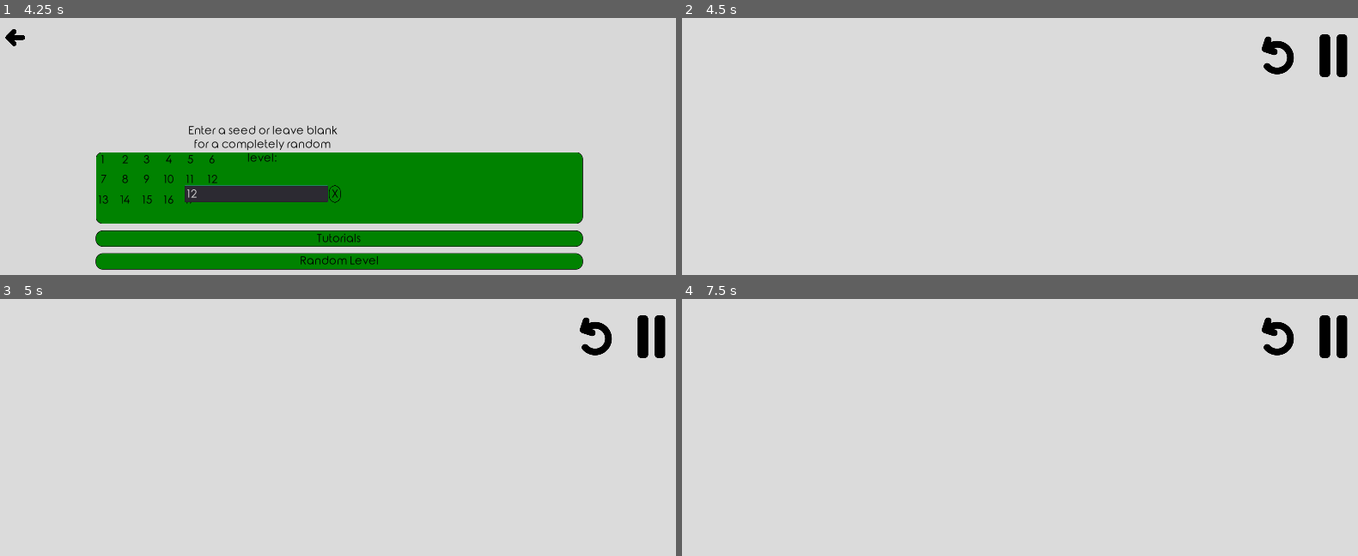
Above: before the commit, frames 1-4 (two rows, left to right).
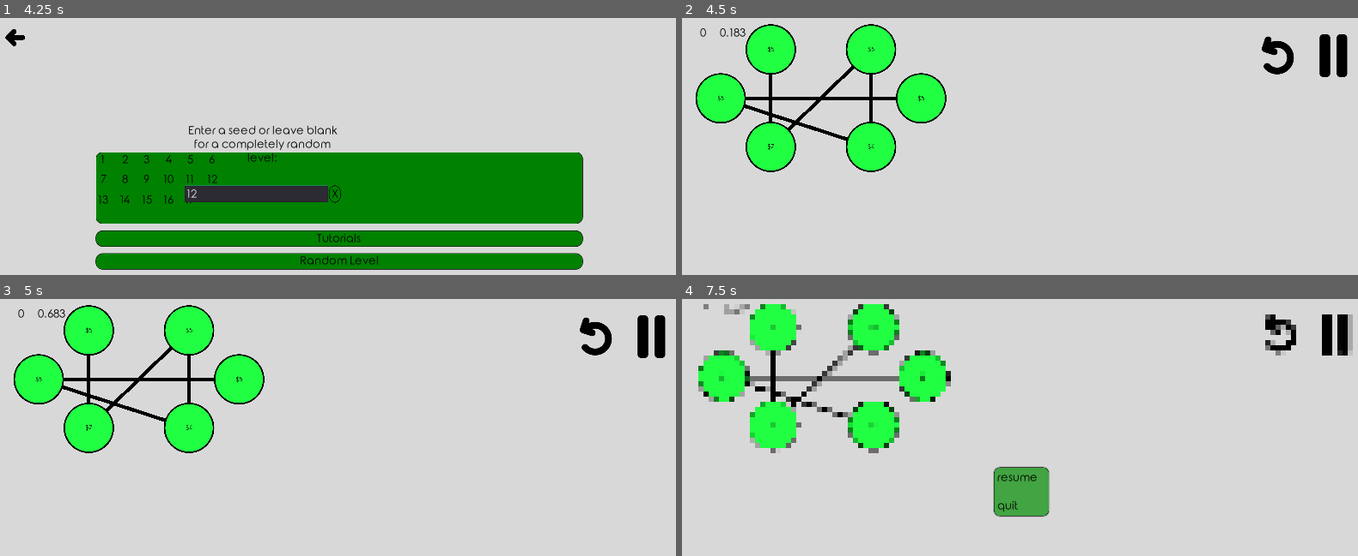
Above: after the commit, the same moments.

Repository: Inglo-Games/dollar-shuffle
Game: Godot game, scene res://scenes/lvl_menu.tscn
Two runs of this game, one before a commit and one after it. Both use one fixed random seed, a clock stepped at 60 frames per second and the inputs below. This scene is started directly instead of the project's main scene.
Inputs (mouse positions are in pixels of both pictures, inside the frame that each line leads up to):
- Up to frame 1 (4.25 s): click "Random Level" at 0.5 s; click (256, 192) at 1.27 s; type "12" at 1.35 s; click "Random Level" at 2 s; click "Random Level" at 2.75 s; click "Tutorials" at 3.5 s
- Up to frame 2 (4.5 s): click "X" at 4.25 s
- Up to frame 3 (5 s): no input
- Up to frame 4 (7.5 s): click (1276, 337) at 5 s; click (1276, 337) at 5.75 s; click (1276, 337) at 6.5 s; click (1330, 337) at 7.25 s

Frame 1 is identical in both runs. In frame 2, 7.9% of the frame differs, in the area x 2-40%, y 2-60%; in frame 3, 7.9%; in frame 4, 11%, in the area x 2-100%, y 2-85%.
Error before the commit: Parse Error: The identifier "node" isn't declared in the current scope. (res://scripts/graph_gen.gd:38)

Commit message:
Using 2 lists in generate_tree to fix duplicate edge bug

Diff:
--- a/scripts/graph_gen.gd
+++ b/scripts/graph_gen.gd
@@ -22,25 +22,29 @@
 	print("New graph: %s" % str(data))
 	return data
 
-# Assign edges to an empty graph so that it has a spanning tree
+# Assign edges to an empty graph so that it has a spanning tree without any
+# duplicate edges
 static func generate_tree(graph_data):
 	# Start with a list of nodes that haven't been connected to yet
-	var list = []
-	for index in range(len(graph_data)):
-		list.append(index)
-	# Create a connection for each
-	while list.size() > 0:
-		# Pick a node at random
-		var node1 = randi() % len(graph_data)
-		# Pick a second node from the list
-		var node2 = list[randi() % list.size()]
-		# If the numbers are different...
-		if node1 != node:
-			# Remove the node from the list
-			list.erase(val2)
-			# And add that connection to graph_data
-			graph_data[str(node1)]["conns"].append(node2)
-			graph_data[str(node2)]["conns"].append(node1)
+	# containing all nodes except one
+	var out_list = []
+	for index in range(len(graph_data)-1):
+		out_list.append(index)
+	# Also create a list of nodes that *have* been connected,
+	# containing the one node left out of the other list
+	var in_list = [len(graph_data)-1]
+	# Create a connection for each unconnected node
+	while out_list.size() > 0:
+		# Pick a node at random from connected nodes
+		var node1 = in_list[randi() % in_list.size()]
+		# Pick another node at random from the unconnected nodes
+		var node2 = out_list[randi() % out_list.size()]
+		# Remove node2 from the out_list and add it to the in_list
+		out_list.erase(node2)
+		in_list.append(node2)
+		# And add that connection to graph_data
+		graph_data[str(node1)]["conns"].append(node2)
+		graph_data[str(node2)]["conns"].append(node1)
 	# Return the graph
 	return graph_data
 
